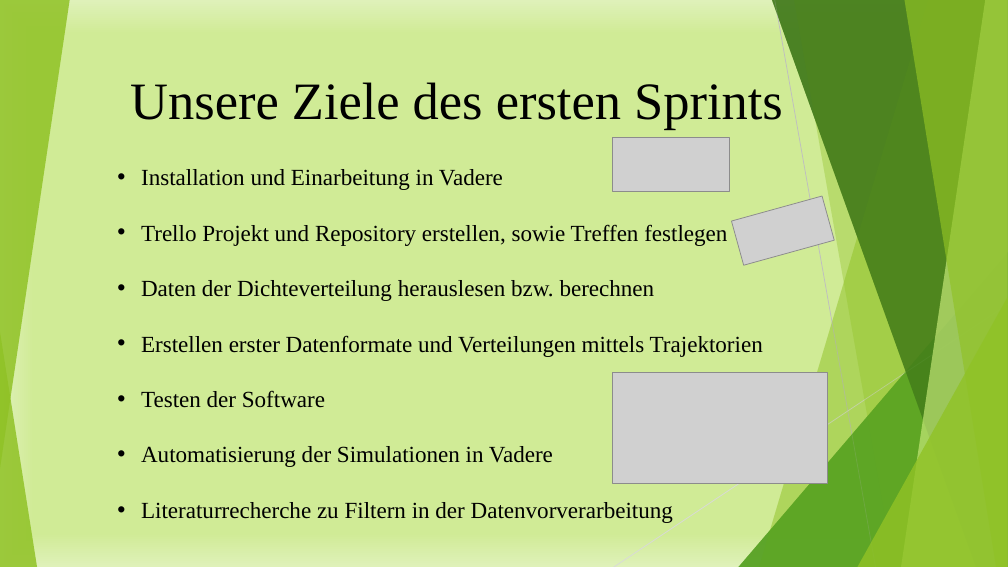
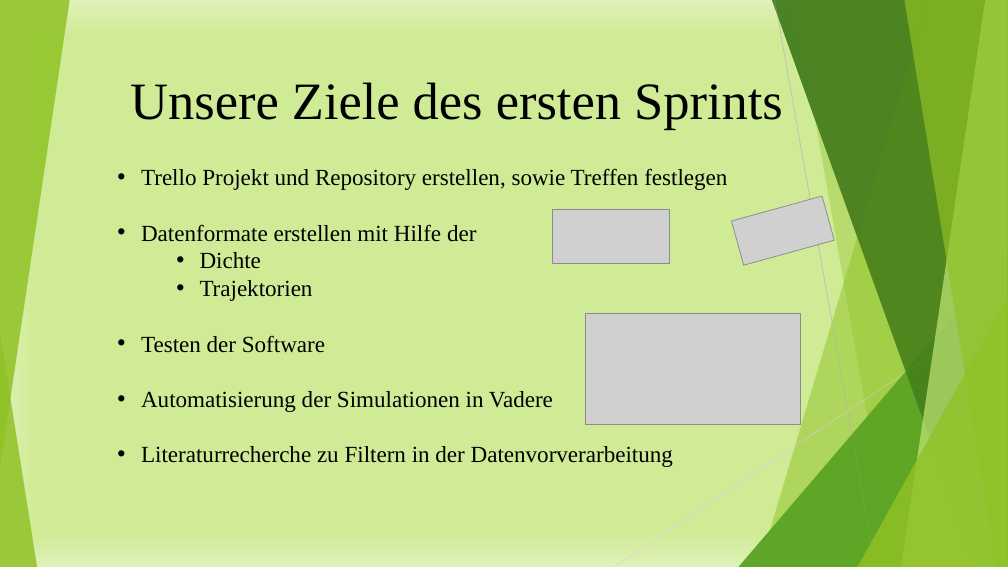
Before and after one commit to Datagroup-ModSim/ModSim17-data-generation-filters, a slide deck: slide 4 of presentations/Datenerzeugung und Datenanalyse_Sprint1.pptx (slide 3 before the commit). Drawn at 1008x567 pixels with LibreOffice and Linux fonts; fonts in the diff are those of the drawing; grey boxes stand for pictures. Boxes give left, top, right and bottom in pixels: in the first picture for what was removed or moved away, otherwise in the second. Text is boxed around its words. In the diff, an @@ line names an element or a change of style, - is before the commit and + after.

```diff
--- a/presentations/Datenerzeugung und Datenanalyse_Sprint1.pptx
+++ b/presentations/Datenerzeugung und Datenanalyse_Sprint1.pptx
@@ text at <box>141,169,503,190</box>: paragraph removed @@
-• Installation und Einarbeitung in Vadere
@@ picture: place and size @@
-picture at <box>613,138,730,191</box>
+picture at <box>553,209,670,263</box>
@@ text at <box>141,224,476,301</box>: text changed @@
-• Daten der Dichteverteilung herauslesen bzw. berechnen
-• Erstellen erster Datenformate und Verteilungen mittels Trajektorien
+• Datenformate erstellen mit Hilfe der
+• Dichte
+• Trajektorien
@@ picture: place and size @@
-picture at <box>613,373,827,483</box>
+picture at <box>586,314,801,424</box>
```
Also in this commit, not shown: 14 other slides changed, 2 slides added, 3 slides removed.
